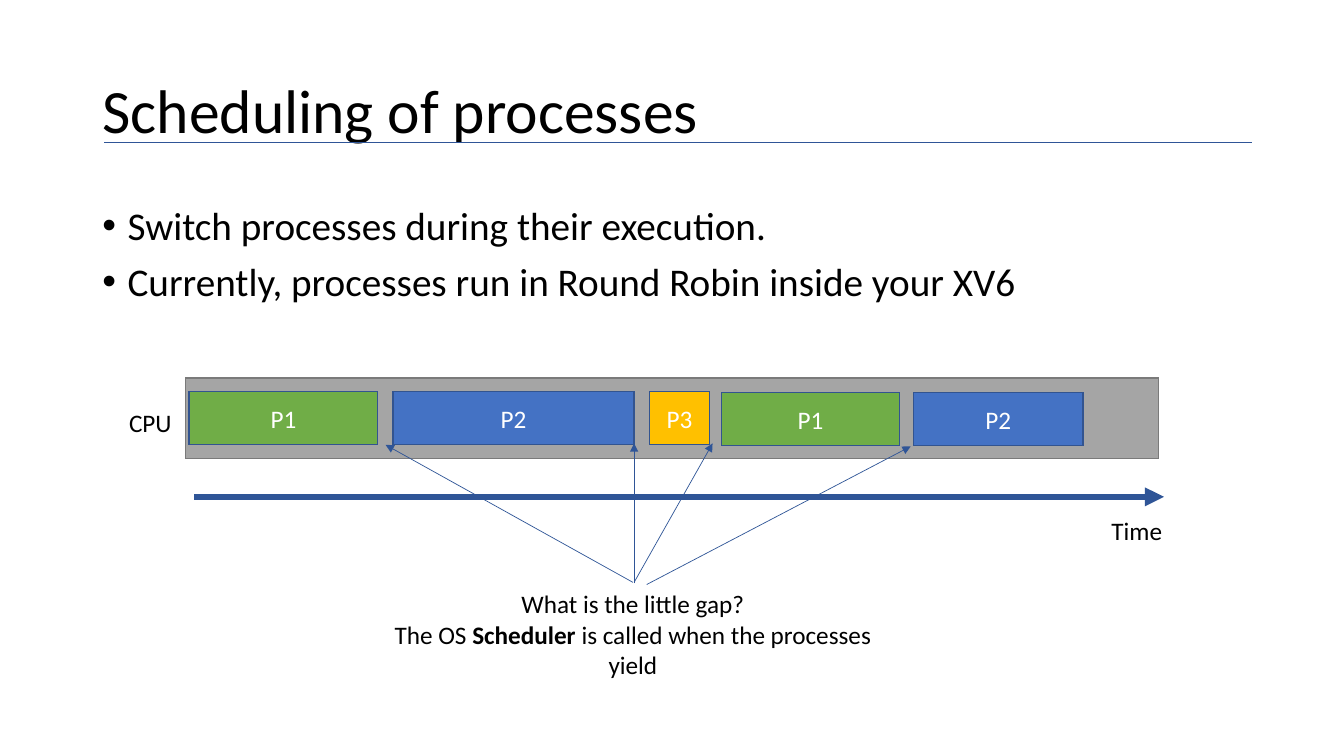
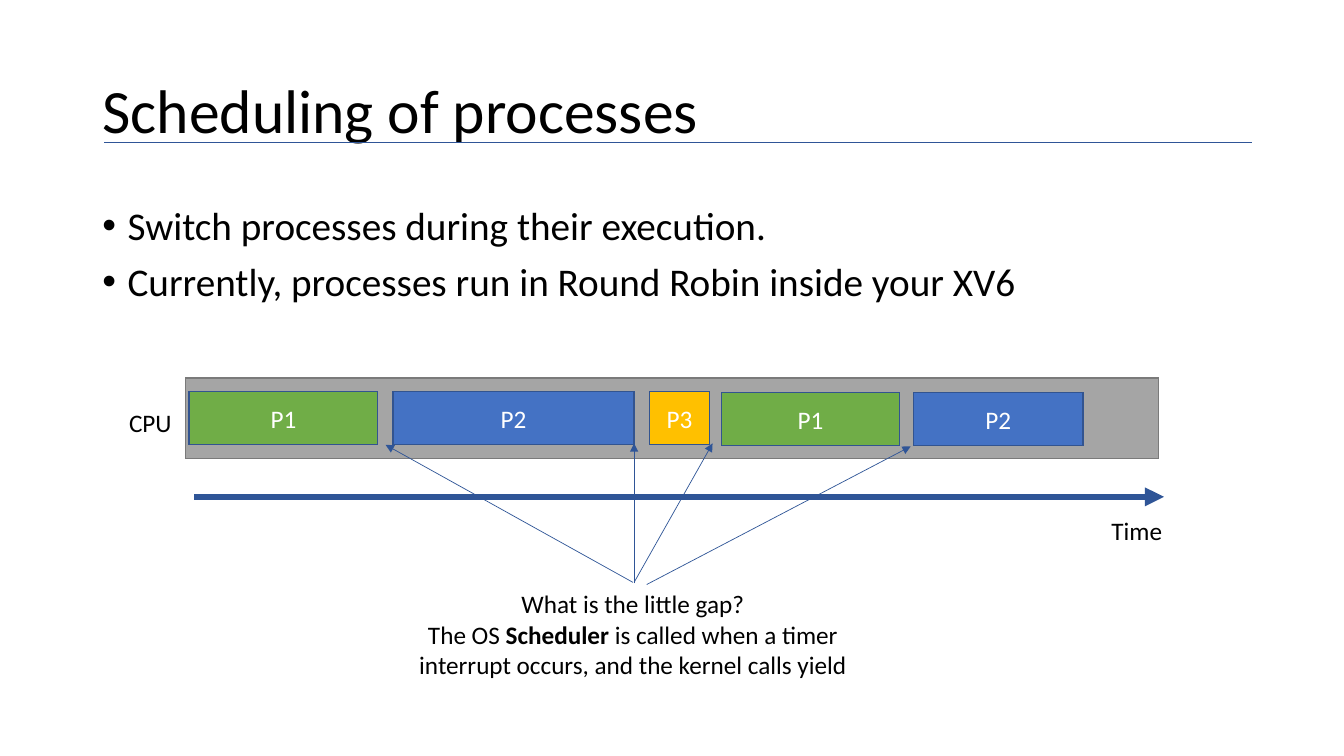
Before and after one commit to maher460/Pitt_CS1550_recitation_materials, a slide deck: slide 4 of week7/CS1550_week_7_lab3.pptx. Drawn at 1344x756 pixels with LibreOffice and Linux fonts; fonts in the diff are those of the drawing. Boxes give left, top, right and bottom in pixels: in the first picture for what was removed or moved away, otherwise in the second. Text is boxed around its words. In the diff, an @@ line names an element or a change of style, - is before the commit and + after.

```diff
--- a/week7/CS1550_week_7_lab3.pptx
+++ b/week7/CS1550_week_7_lab3.pptx
@@ text at [419,626,846,678]: text changed @@
-The OS Scheduler is called when the processes yield
+The OS Scheduler is called when a timer interrupt occurs, and the kernel calls yield
```
Also in this commit, not shown: 2 other slides changed, 15 slides added, 1 other file.
